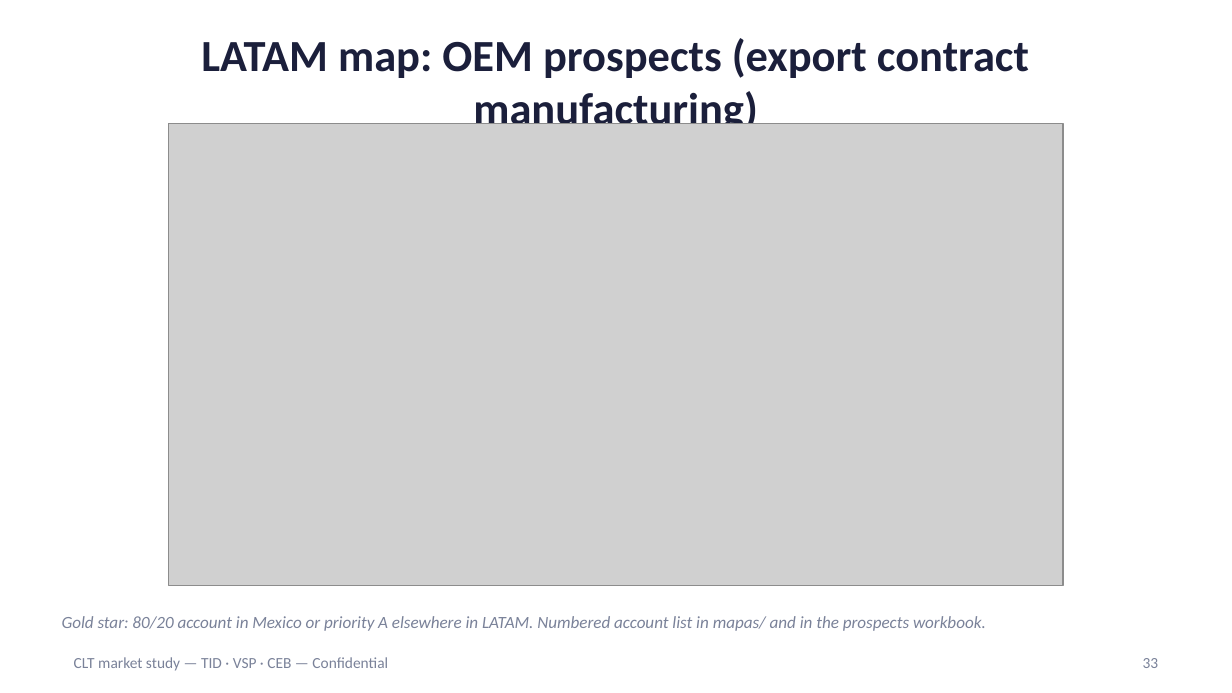
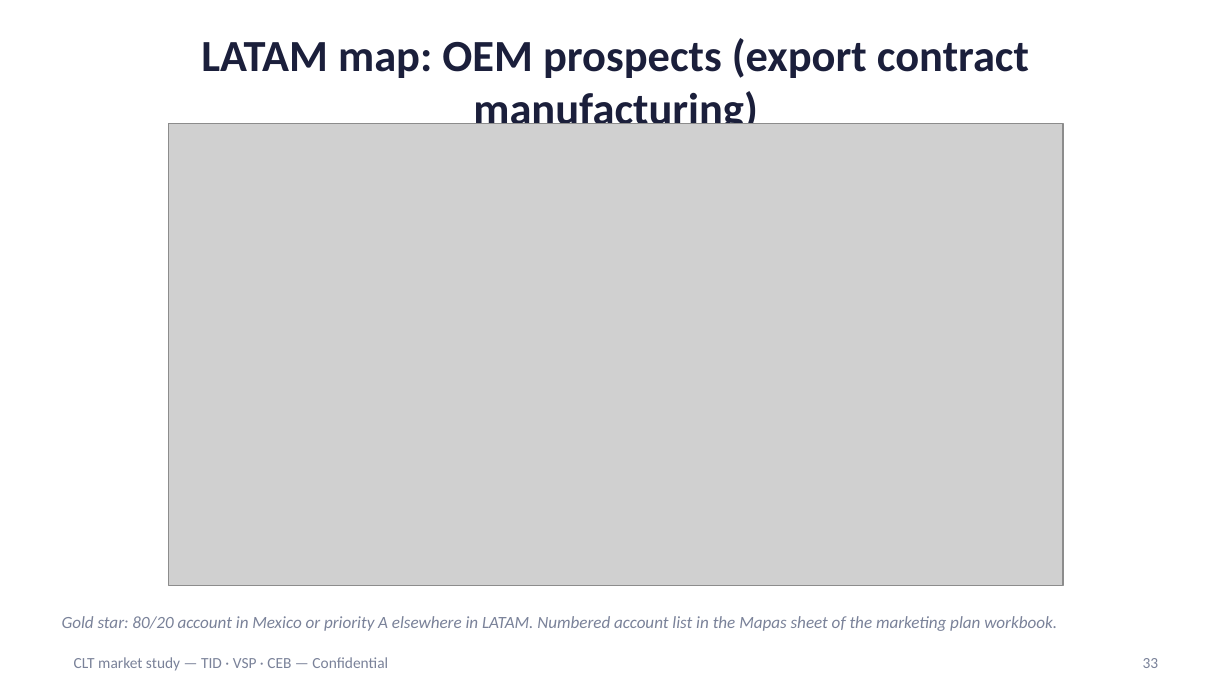
Before and after one commit to carlosmoreno793508/Cosas-Carlos, a slide deck: slide 33 of propuesta-clt/CLT_Market_Study_Mexico_Latam_EN.pptx. Drawn at 1232x693 pixels with LibreOffice and Linux fonts; fonts in the diff are those of the drawing; grey boxes stand for pictures. Boxes give left, top, right and bottom in pixels: in the first picture for what was removed or moved away, otherwise in the second. Text is boxed around its words. In the diff, an @@ line names an element or a change of style, - is before the commit and + after.

```diff
--- a/propuesta-clt/CLT_Market_Study_Mexico_Latam_EN.pptx
+++ b/propuesta-clt/CLT_Market_Study_Mexico_Latam_EN.pptx
@@ text at [62, 616, 1057, 631]: text changed @@
-Gold star: 80/20 account in Mexico or priority A elsewhere in LATAM. Numbered account list in mapas/ and in the prospects workbook.
+Gold star: 80/20 account in Mexico or priority A elsewhere in LATAM. Numbered account list in the Mapas sheet of the marketing plan workbook.
```
Also in this commit, not shown: 1 other slide changed, 3 other files.
